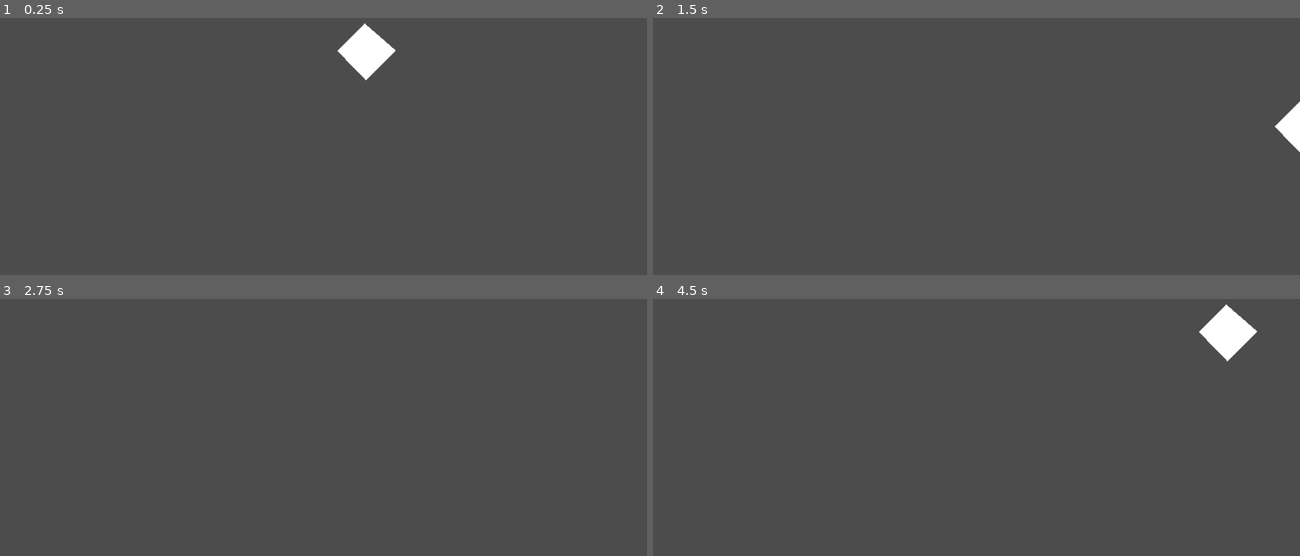
Above: before the commit, frames 1-4 (two rows, left to right).
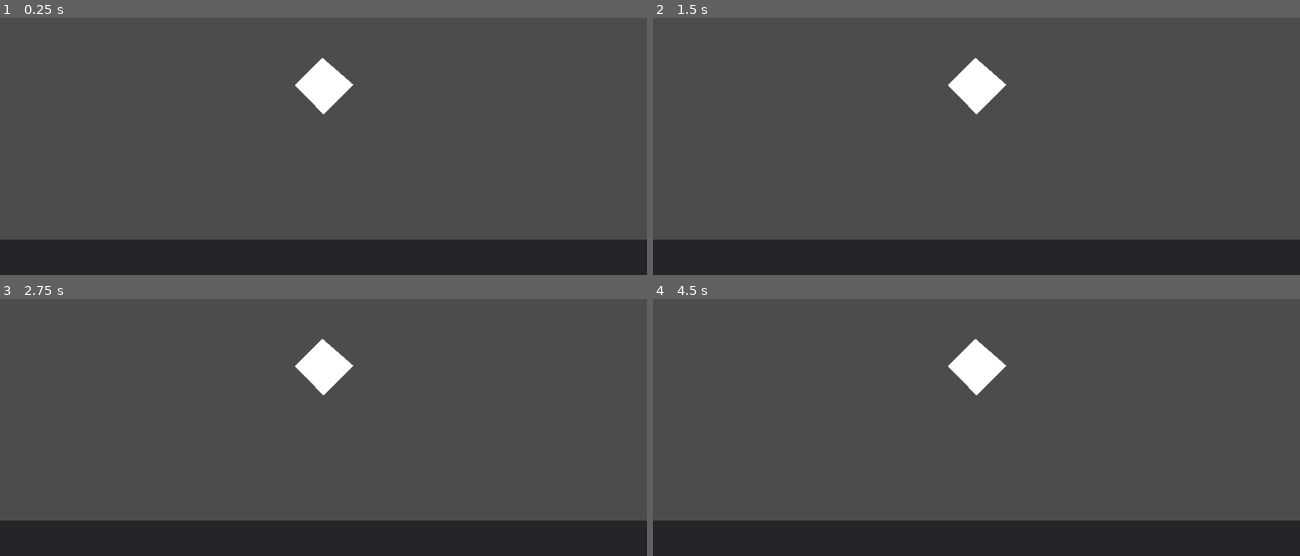
Above: after the commit, the same moments.

Repository: lroberge/trickortreater
Game: Godot game, scene res://Game.tscn
The game is run twice, just before and just after one commit, with the same random seed, the same clock (stepped at 60 frames per second) and the same inputs.
Inputs:
- Up to frame 1 (0.25 s): no input
- Up to frame 2 (1.5 s): tap Enter at 0.5 s; hold Right (ui_right) 0.53-1.28 s; hold Down (ui_down) from 1.28 s (still down)
- Up to frame 3 (2.75 s): release Down (ui_down) at 2.03 s; hold Right (ui_right) from 2.03 s (still down)
- Up to frame 4 (4.5 s): tap Space at 2.75, 4.25 s; release Right (ui_right) at 2.78 s; hold Up (ui_up) 2.78-3.53 s; tap Enter at 3.5 s; hold Left (ui_left) from 3.53 s (still down)

The runs differ from the first frame. In frame 1, 16% of the frame differs, in the area x 0-100%, y 1-100%; in frame 2, 15%; in frame 3, 15%; in frame 4, 16%.

Commit message:
Added GUI layer and tracking camera

Diff:
--- a/Game.tscn
+++ b/Game.tscn
@@ -4,7 +4,21 @@
 
 [node name="Game" type="Node"]
 
+[node name="GUI" type="CanvasLayer" parent="."]
+
+[node name="Panel" type="Panel" parent="GUI"]
+anchor_top = 1.0
+anchor_right = 1.0
+anchor_bottom = 1.0
+margin_top = -56.0
+__meta__ = {
+"_edit_use_anchors_": false
+}
+
 [node name="PlayerTest" type="Polygon2D" parent="."]
 position = Vector2( 579.173, 245.795 )
 polygon = PoolVector2Array( -2.04922, -44.9367, 47.3924, -1.85185, 0.0697021, 45.4708, -45.1341, -1.14554 )
 script = ExtResource( 1 )
+
+[node name="Camera2D" type="Camera2D" parent="PlayerTest"]
+current = true
